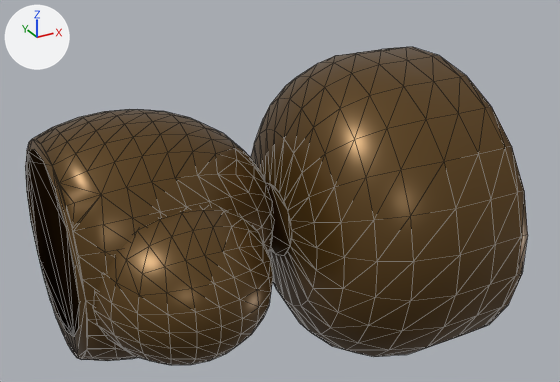
An edit to the glTF model public/models/enemies/newsh4-271.glb, drawn before and after from the same camera.
The view is the same before and after, from a 50 mm lens placed at (-1.67, -3.02, 1.81), pointed at (0.12, 0.23, 0.18). Arrows for +X, +Y and +Z are at upper left; the lights stay in place. The first picture is the older version. Mesh edges are drawn as thin lines.

Names of what the first picture shows: 'newsh4-271'.
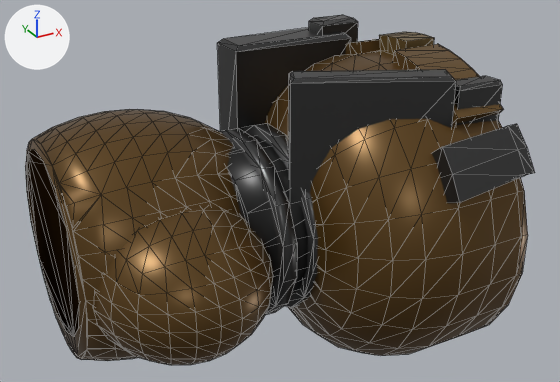
The change in detail:
Material 'pal_5_nsh4_231' (mat_pal_5_nsh4_231) is new.
Its base color is (0.0595, 0.0595, 0.0595) (dark grey #454545).
Its metallic is 0.75.
Its roughness is 0.32.
Material 'pal_23_nsh4_231' (mat_pal_23_nsh4_231) is new.
Its base color is (0.165, 0.0908, 0.0252) (brown #71552c).
Its metallic is 0.55.
Its roughness is 0.35.
Material 'pal_24_nsh4_231' (mat_pal_24_nsh4_231) is new.
Its base color is (0.205, 0.13, 0.0395) (brown #7d6538).
Its metallic is 0.55.
Its roughness is 0.35.
Material 'pal_3_nsh4_231' (mat_pal_3_nsh4_231) is new.
Its base color is (0.0212, 0.0212, 0.0212) (black #282828).
Its metallic is 0.75.
Its roughness is 0.32.
Material 'pal_7_nsh4_231' (mat_pal_7_nsh4_231) is new.
Its base color is (0.109, 0.109, 0.109) (dark grey #5d5d5d).
Its metallic is 0.75.
Its roughness is 0.32.
me_newsh4_271 is used by ob_newsh4_271; location (0.0, 0.0, 0.0).
me_newsh4_271 had 783 vertices, 1550 faces and spanned x -1.0..1.0, y -0.66..1.12, z -0.82..0.82.
me_newsh4_271 now has 1063 vertices, 2062 faces and spans x -1.0..1.0, y -0.66..1.12, z -0.82..0.95.
me_newsh4_271 part 1: a new loose piece, a 16-sided cylinder along x spanning x -0.083..-0.008, y -0.179..0.846, z -0.487..0.487, in mat_pal_5_nsh4_231 (dark grey #454545).
me_newsh4_271 part 2: a new loose piece, a 16-sided cylinder along x spanning x 0.083..0.158, y -0.179..0.846, z -0.487..0.487, in mat_pal_5_nsh4_231 (dark grey #454545).
me_newsh4_271 part 3: a new loose piece, a 16-sided cylinder along x spanning x -0.21..0.42, y -0.12..0.79, z -0.43..0.43, in mat_pal_3_nsh4_231 (black #282828).
me_newsh4_271 part 4: 136 vertices moved from x 0.08..0.67, y -0.66..1.07, z -0.79..0.79 to x 0.09..0.66, y -0.66..1.08, z -0.79..0.79; 184 vertices added at x 0.03..1.0, y -0.65..1.12, z -0.07..0.95.
me_newsh4_271 gains material mat_pal_5_nsh4_231 (dark grey #454545).
me_newsh4_271 gains material mat_pal_7_nsh4_231 (dark grey #5d5d5d).
me_newsh4_271 gains material mat_pal_3_nsh4_231 (black #282828).
me_newsh4_271 gains material mat_pal_24_nsh4_231 (brown #7d6538).
me_newsh4_271 gains material mat_pal_23_nsh4_231 (brown #71552c).

Where the change shows, as pixel boxes (x1, y1, x2, y2) in the pictures (560 x 382 px):
'newsh4-271', reshaped (10% taller): before (25, 47, 528, 365); after (25, 15, 535, 365)
part 1 of me_newsh4_271, added: after (220, 128, 297, 315)
part 2 of me_newsh4_271, added: after (244, 123, 318, 308)
part 3 of me_newsh4_271, added (black): after (227, 135, 308, 298)
part 4 of me_newsh4_271, reshaped: before (251, 54, 495, 357); after (217, 15, 535, 356)
